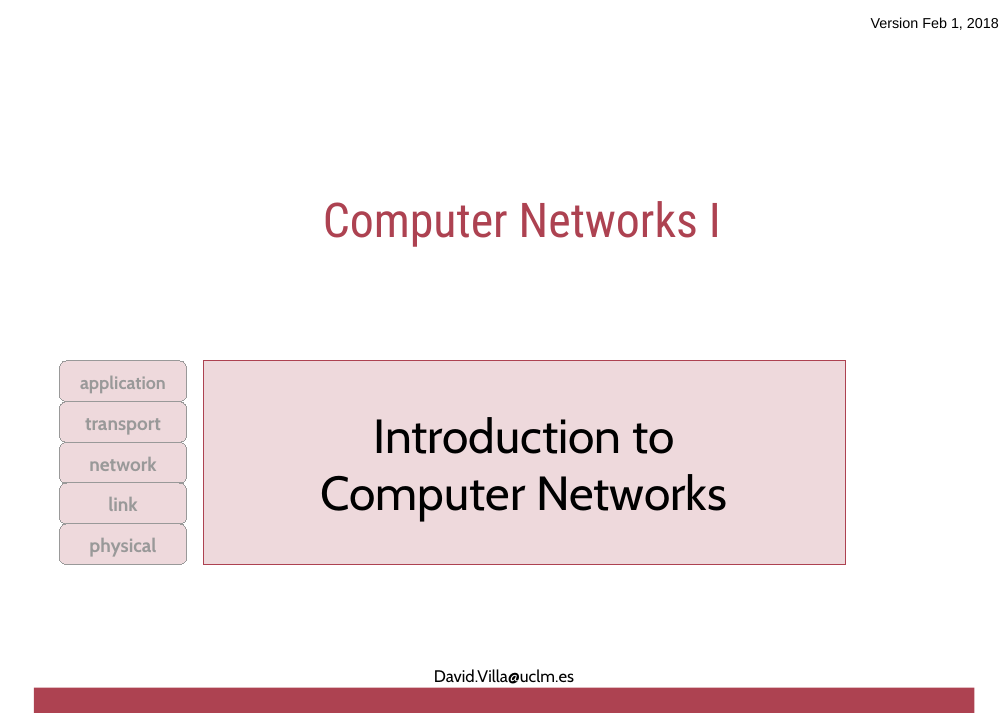
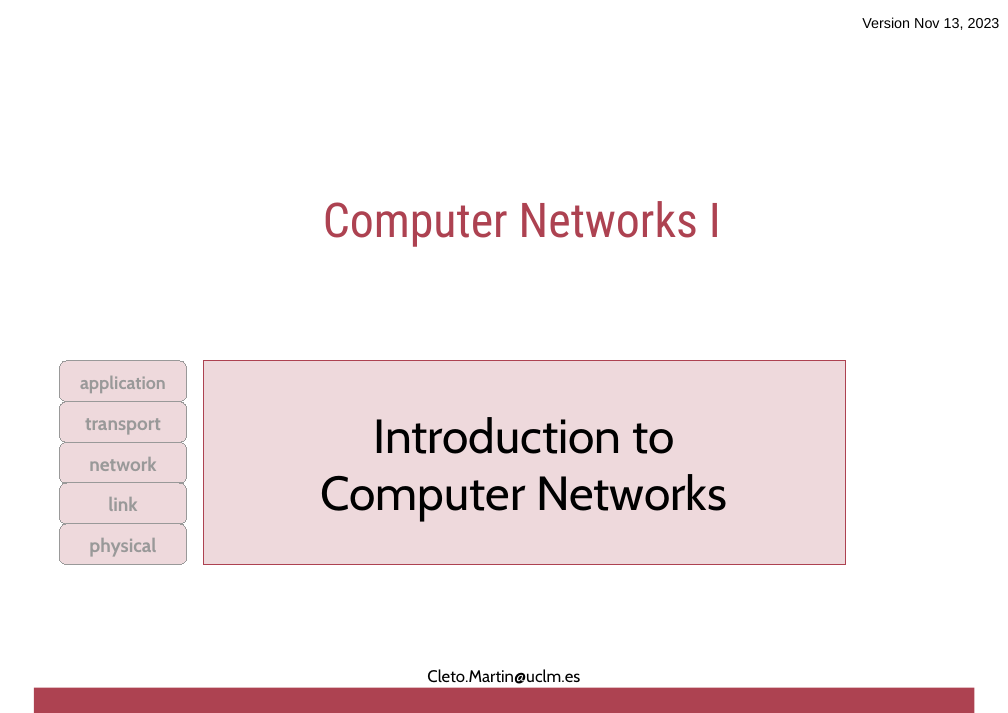
Before and after one commit to cletomartin/redes1, a slide deck: slide 1 of slides/introduction.odp. Drawn at 1008x713 pixels with LibreOffice and Linux fonts; fonts in the diff are those of the drawing; background and template pictures are left out. Boxes give left, top, right and bottom in pixels: in the first picture for what was removed or moved away, otherwise in the second. Text is boxed around its words. In the diff, an @@ line names an element or a change of style, - is before the commit and + after.

```diff
--- a/slides/introduction.odp
+++ b/slides/introduction.odp
@@ text at (x1=862, y1=17, x2=1000, y2=30): text changed @@
-Version Feb 1, 2018
+Version Nov 13, 2023
@@ text at (x1=427, y1=669, x2=580, y2=684): text changed @@
-David.Villa@uclm.es
+Cleto.Martin@uclm.es
```
Also in this commit, not shown: 4 other files.
